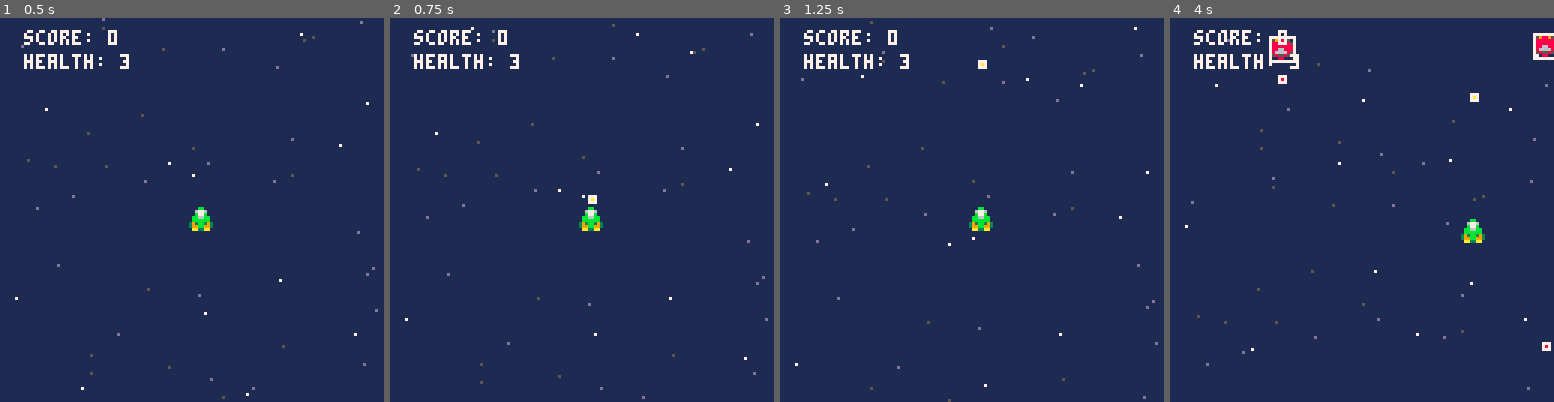
Above: before the commit, frames 1-4 (left to right).
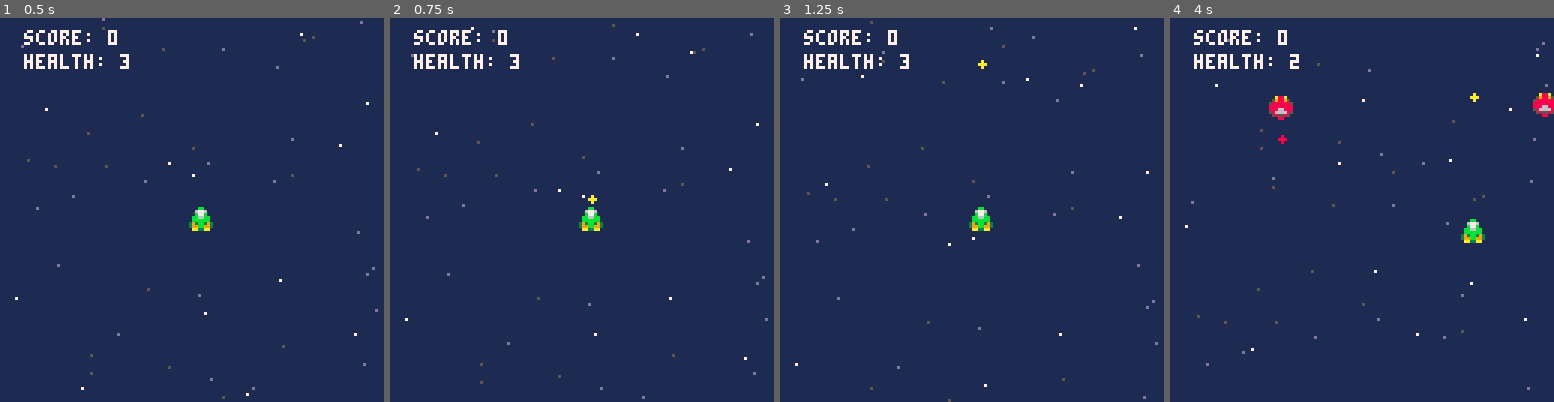
Above: after the commit, the same moments.

Repository: djc5627/pico8-first-game
Game: PICO-8 cartridge first_game.p8
Same seed, same stepped clock (60 frames per second), same inputs: the game is played once before the commit and once after it.
Inputs:
- Up to frame 1 (0.5 s): tap X (X key) at 0.33 s
- Up to frame 2 (0.75 s): tap O (Z key) at 0.7 s
- Up to frame 3 (1.25 s): tap X (X key) at 1.07 s
- Up to frame 4 (4 s): hold Right 1.6-2.1 s; tap O (Z key) every 0.4 s from 1.7 to 3.7 s; tap X (X key) at 1.85, 2.97 s; hold Up 2.15-2.42 s; hold Right 2.47-3.03 s; hold Left 3.08-3.58 s; hold Down 3.63-3.97 s

Frame 1 is identical in both runs. In frame 2, less than 0.1% of the frame differs, in the area x 51-54%, y 46-49%; in frame 3, less than 0.1%; in frame 4, 1.5%, in the area x 25-100%, y 3-87%.

Commit message:
Fix logic with bullet collisions. Enable predictive bullet collisions for high speeds.

Diff:
--- a/src/enemy.lua
+++ b/src/enemy.lua
@@ -35,24 +35,23 @@
     handle_collisions = function(_ENV)
         local t,nx,ny,tx,ty,intersect
         for bullet in all(bullets) do
-            if not bullet.friendly then
-                break
-            end
-            t,nx,ny,tx,ty,intersect = hit(
-                bullet.x - bullet.rad,
-                bullet.y - bullet.rad,
-                bullet.rad * 2,
-                bullet.rad * 2,
-                x,
-                y,
-                width,
-                width,
-                bullet.x - bullet.rad + bullet.dirX * bullet.spd,
-                bullet.y - bullet.rad + bullet.dirY * bullet.spd
-            )
-            if intersect == true or intersect == false then
-                del(bullets, bullet)
-                health -= 1
+            if bullet.friendly then
+                t,nx,ny,tx,ty,intersect = hit(
+                    bullet.x - bullet.rad,
+                    bullet.y - bullet.rad,
+                    bullet.rad * 2,
+                    bullet.rad * 2,
+                    x,
+                    y,
+                    width,
+                    width,
+                    bullet.x - bullet.rad + bullet.dirX * bullet.spd,
+                    bullet.y - bullet.rad + bullet.dirY * bullet.spd
+                )
+                if intersect == true or intersect == false then
+                    del(bullets, bullet)
+                    health -= 1
+                end
             end
         end
     end
--- a/src/enemy_spawner.lua
+++ b/src/enemy_spawner.lua
@@ -3,16 +3,18 @@
     enemy_spawner = {
         spawn_rate = 2, -- seconds between spawns
         last_spawn_time = time(),
-        enemies = {}
+        enemies = {},
+        max_enemies = 10
     }
 end
 
 function _update_enemy_spawner()
     -- Check if it's time to spawn a new enemy
-    if time() - enemy_spawner.last_spawn_time >= enemy_spawner.spawn_rate then
+    if #enemy_spawner.enemies < enemy_spawner.max_enemies and
+        time() - enemy_spawner.last_spawn_time >= enemy_spawner.spawn_rate then
         local new_enemy = enemy:new({
             x = flr(rnd(128)),
-            y = flr(rnd(20)),
+            y = flr(rnd(20)) + 20,
         })
         add(enemy_spawner.enemies, new_enemy)
         enemy_spawner.last_spawn_time = time()
--- a/src/main.lua
+++ b/src/main.lua
@@ -1,6 +1,6 @@
 game_states = {"playing", "game_over"}
 state = "playing"
-debug = true
+debug = false
 
 
 function _init()
@@ -31,8 +31,8 @@
     cls()
 
     if state == "game_over" then
-        print("game over", 40, 60, 7)
-        print("press o/x to restart", 20, 70, 7)
+        print("game over", 45, 40, 7)
+        print("press o/x to restart", 25, 50, 7)
         return
     end
 
--- a/src/player.lua
+++ b/src/player.lua
@@ -3,13 +3,11 @@
 playerHeight = 8
 playerDirX = 1
 playerDirY = 1
-playerPosX = 63
-playerPosY = 63
 storedMoveX = 0.0
 storedMoveY = 0.0
 playerShootDelay = 0.2
 playerLastShootTime = 0
-playerHealth = 3
+
 
 function _init_player()
     playerHealth = 3
@@ -98,24 +96,23 @@
 function _handle_player_collisions()
     local t,nx,ny,tx,ty,intersect
     for bullet in all(bullets) do
-        if bullet.friendly then
-            break
-        end
-        t,nx,ny,tx,ty,intersect = hit(
-            bullet.x - bullet.rad,
-            bullet.y - bullet.rad,
-            bullet.rad * 2,
-            bullet.rad * 2,
-            playerPosX,
-            playerPosY,
-            playerWidth,
-            playerHeight,
-            bullet.x - bullet.rad,
-            bullet.y - bullet.rad
-        )
-        if intersect then
-            del(bullets, bullet)
-            playerHealth -= 1
+        if not bullet.friendly then
+            t,nx,ny,tx,ty,intersect = hit(
+                bullet.x - bullet.rad,
+                bullet.y - bullet.rad,
+                bullet.rad * 2,
+                bullet.rad * 2,
+                playerPosX,
+                playerPosY,
+                playerWidth,
+                playerHeight,
+                bullet.x - bullet.rad + bullet.dirX * bullet.spd,
+                bullet.y - bullet.rad + bullet.dirY * bullet.spd
+            )
+            if intersect then
+                del(bullets, bullet)
+                playerHealth -= 1
+            end
         end
     end
 end
